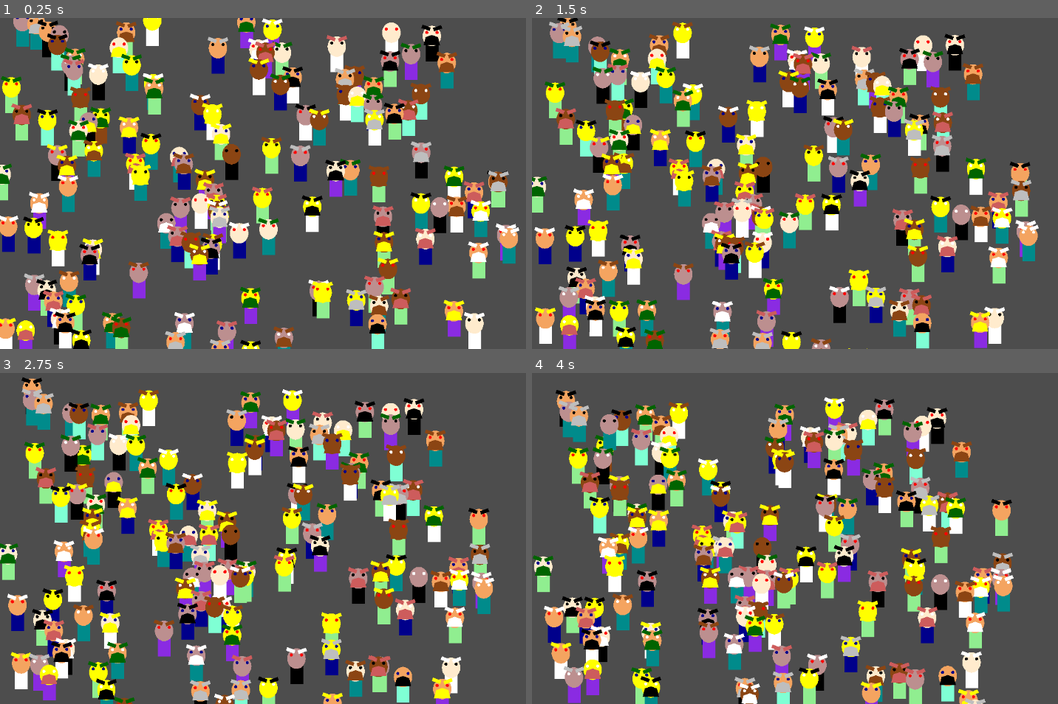
Above: before the commit, frames 1-4 (two rows, left to right).
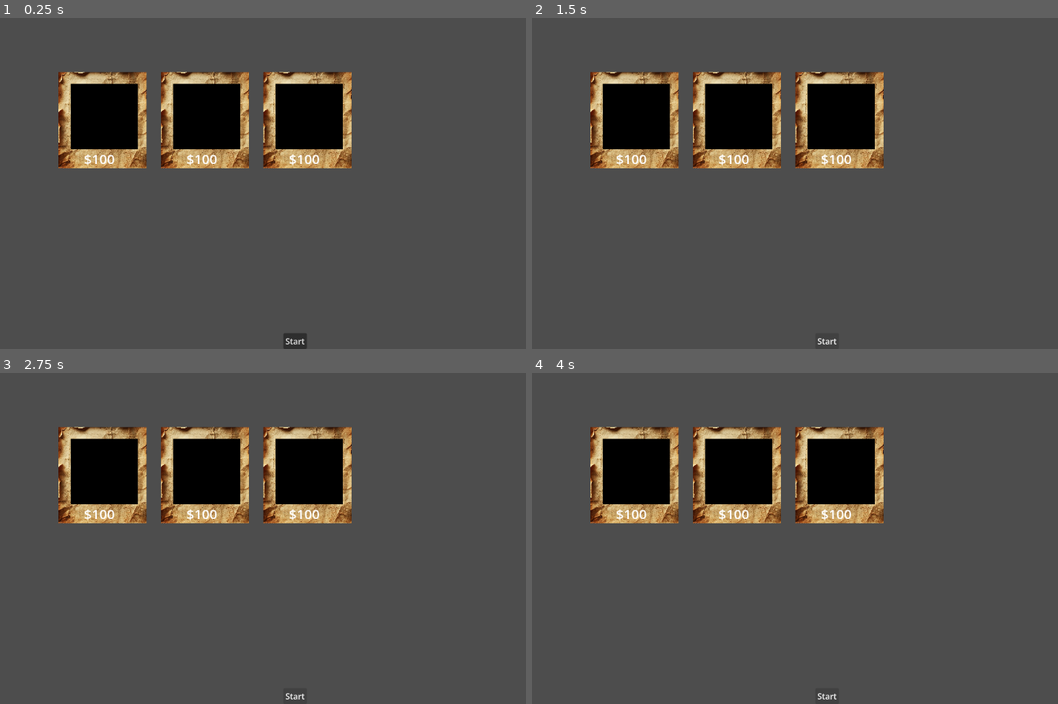
Above: after the commit, the same moments.

Repository: PeterMaidaRobot/Bounty-Game-Jam
Game: Godot game, scene res://main.tscn
Same seed, same stepped clock (60 frames per second), same inputs: the game is played once before the commit and once after it.
Inputs (mouse positions are in pixels of both pictures, inside the frame that each line leads up to):
- Up to frame 1 (0.25 s): no input
- Up to frame 2 (1.5 s): click (826, 342) at 0.5 s, where only the run after the commit has a clickable "Start"; click (826, 342) at 1.25 s, where only the run after the commit has a clickable "Start"
- Up to frame 3 (2.75 s): click (294, 697) at 2 s, where only the run after the commit has a clickable "Start"
- Up to frame 4 (4 s): no input

The runs differ from the first frame. In frame 1, 43% of the frame differs, in the area x 0-99%, y 0-100%; in frame 2, 42%; in frame 3, 42%; in frame 4, 40%.

Commit message:
started the poster work, but it will def take time! needs to scale right!

Diff:
--- a/main.gd
+++ b/main.gd
@@ -2,8 +2,21 @@
 
 
 func _ready():
-	# Generate a lot of people!!!
-	for i in range(200):
-		var player_pos = Vector2(randi_range(0, 500), randi_range(0, 500))
-		var bob : Person = Person.constructor(player_pos)
-		$Y_Sorted_Sprites/People.add_child(bob)
+	## Generate a lot of people!!!
+	#for i in range(200):
+		#var player_pos = Vector2(randi_range(0, 500), randi_range(0, 500))
+		#var bob : Person = Person.constructor(player_pos)
+		#$Y_Sorted_Sprites/People.add_child(bob)
+
+
+	# Generate a list of wanted criminals, display their posters
+
+	var player_pos = Vector2(randi_range(0, 500), randi_range(0, 500))
+	var bob : Person = Person.constructor(player_pos)
+
+	# Create a wanted poster for this person
+	var poster_pos : Vector2 = Vector2(200, 200)
+	for i in range(3):
+		var poster : Poster = Poster.constructor(bob, poster_pos)
+		$Posters.add_child(poster)
+		poster_pos.x += 200
--- a/main.tscn
+++ b/main.tscn
@@ -7,15 +7,28 @@
 script = ExtResource("1_ig7tw")
 
 [node name="CanvasLayer" type="CanvasLayer" parent="." unique_id=1770129135]
-visible = false
 
 [node name="ColorRect" type="ColorRect" parent="CanvasLayer" unique_id=16506923]
+visible = false
 anchors_preset = 15
 anchor_right = 1.0
 anchor_bottom = 1.0
 grow_horizontal = 2
 grow_vertical = 2
 color = Color(0.6862745, 0.8666667, 0.8117647, 1)
+
+[node name="StartButton" type="Button" parent="CanvasLayer" unique_id=1230127673]
+anchors_preset = 7
+anchor_left = 0.5
+anchor_top = 1.0
+anchor_right = 0.5
+anchor_bottom = 1.0
+offset_left = -23.0
+offset_top = -31.0
+offset_right = 23.0
+grow_horizontal = 2
+grow_vertical = 0
+text = "Start"
 
 [node name="DummyPerson" parent="." unique_id=203893817 instance=ExtResource("2_0xm2m")]
 position = Vector2(100, 100)
@@ -25,3 +38,5 @@
 
 [node name="People" type="Node2D" parent="Y_Sorted_Sprites" unique_id=1822685249]
 y_sort_enabled = true
+
+[node name="Posters" type="Node2D" parent="." unique_id=1453599168]
--- a/person.gd
+++ b/person.gd
@@ -242,7 +242,6 @@
 		# keep moving to our target
 		position = position.move_toward(target, speed * delta)
 
-
 	queue_redraw()
 
 
--- /dev/null
+++ b/poster.gd
@@ -0,0 +1,12 @@
+class_name Poster extends Node2D
+
+
+
+
+const my_scene : PackedScene = preload("res://poster.tscn")
+
+
+static func constructor(person : Person, pos : Vector2) -> Poster:
+	var poster = my_scene.instantiate()
+	poster.position = pos
+	return poster
--- /dev/null
+++ b/poster.tscn
@@ -0,0 +1,31 @@
+[gd_scene format=3 uid="uid://bpeieb13mmwmw"]
+
+[ext_resource type="Texture2D" uid="uid://dklwyrq6y40q5" path="res://art/char_paper_temp.jpg" id="1_imi1m"]
+[ext_resource type="Script" uid="uid://bbh03qu5yw4ju" path="res://poster.gd" id="1_ubgtn"]
+
+[node name="Poster" type="Node2D" unique_id=811473367]
+script = ExtResource("1_ubgtn")
+
+[node name="Sprite2D" type="Sprite2D" parent="." unique_id=374599314]
+scale = Vector2(0.1336383, 0.14736961)
+texture = ExtResource("1_imi1m")
+
+[node name="Label" type="Label" parent="." unique_id=1281915572]
+anchors_preset = 5
+anchor_left = 0.5
+anchor_right = 0.5
+offset_left = -36.5
+offset_top = 58.0
+offset_right = 36.5
+offset_bottom = 103.0
+grow_horizontal = 2
+theme_override_font_sizes/font_size = 26
+text = "$100"
+
+[node name="ColorRect" type="ColorRect" parent="." unique_id=241910846]
+offset_left = -61.99998
+offset_top = -71.0
+offset_right = -21.99998
+offset_bottom = -31.0
+scale = Vector2(3.2712908, 3.2116168)
+color = Color(0.00011382803, 0.00011382803, 0.00011382803, 1)
Binary file added: art/char_paper_temp.jpg
Not shown, added: art/char_paper_temp.jpg.import
Not shown, added: poster.gd.uid
